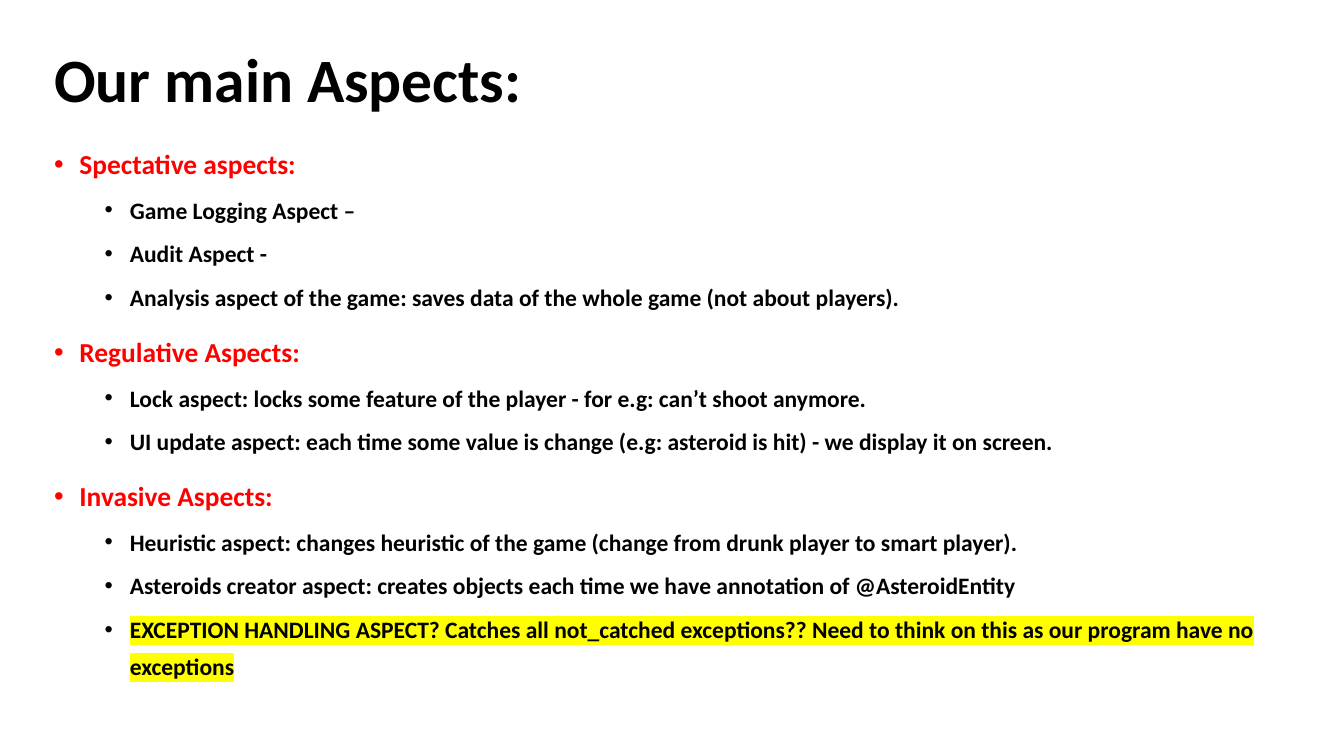
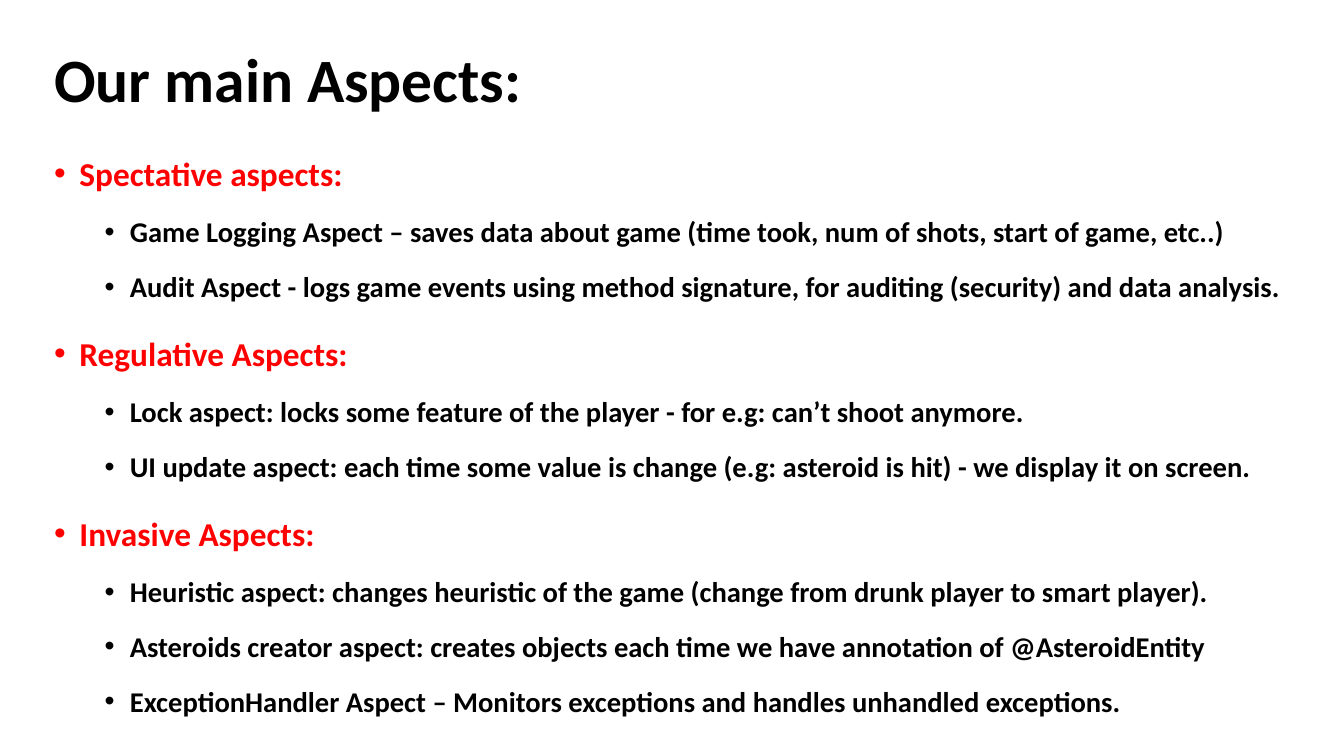
Before and after one commit to akotek/AOP, a slide deck: slide 5 of src/Final Project Presentation.pptx (slide 4 before the commit). Drawn at 1344x756 pixels with LibreOffice and Linux fonts; fonts in the diff are those of the drawing. Boxes give left, top, right and bottom in pixels: in the first picture for what was removed or moved away, otherwise in the second. Text is boxed around its words. In the diff, an @@ line names an element or a change of style, - is before the commit and + after.

Commit message:
Logging aspects implementation

```diff
--- a/src/Final Project Presentation.pptx
+++ b/src/Final Project Presentation.pptx
@@ text at (79,162,1250,662): size 19.6 to 23.8 pt in "Spectative aspects:", "Regulative Aspects:", "Invasive Aspects:"; size 16.8 to 20.4 pt in "Lock aspect: locks some feature of the ...", "UI update aspect: each time some value ...", "Heuristic aspect: changes heuristic of the game ...", "Asteroids creator aspect: creates objects each time ..."; line spacing 1.3 to 1.4 @@
@@ text at (130,221,1279,302): text changed; size 16.8 to 20.4 pt @@
-  • Game Logging Aspect –
-  • Audit Aspect -
-  • Analysis aspect of the game: saves data of the whole game (not about players).
+  • Game Logging Aspect – saves data about game (time took, num of shots, start of game, etc..)
+  • Audit Aspect - logs game events using method signature, for auditing (security) and data analysis.
@@ text at (130,692,1120,717): text changed; size 16.8 to 20.4 pt @@
-  • EXCEPTION HANDLING ASPECT? Catches all not_catched exceptions?? Need to think on this as our program have no exceptions
+  • ExceptionHandler Aspect – Monitors exceptions and handles unhandled exceptions.
```
Also in this commit, not shown: 8 other slides changed, 10 slides added, 1 slide removed, 17 other files.
